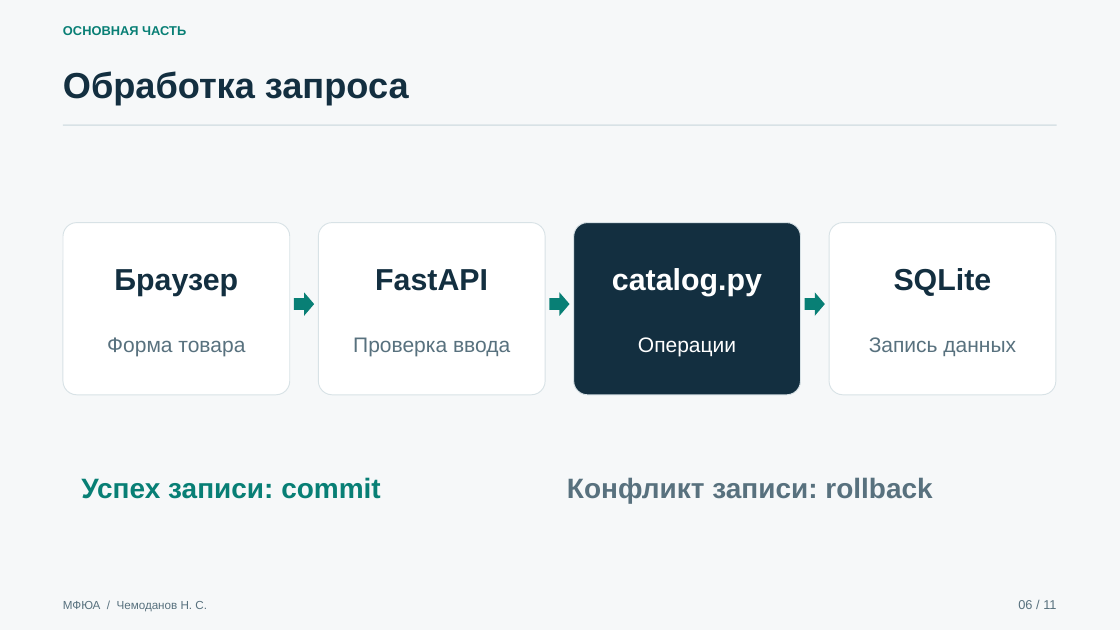
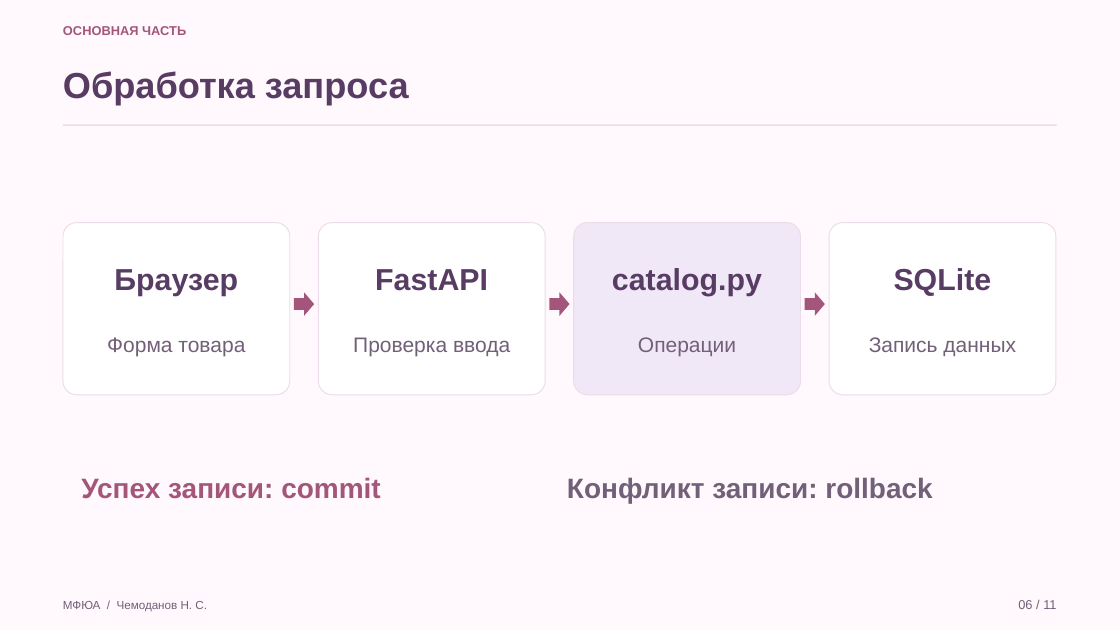
Before and after one commit to Koryza/kyyyyyrsach, a slide deck: slide 6 of docs/defense/catalog_defense.pptx. Drawn at 1120x630 pixels with LibreOffice and Linux fonts; fonts in the diff are those of the drawing. Boxes give left, top, right and bottom in pixels: in the first picture for what was removed or moved away, otherwise in the second. Text is boxed around its words. In the diff, an @@ line names an element or a change of style, - is before the commit and + after.

```diff
--- a/docs/defense/catalog_defense.pptx
+++ b/docs/defense/catalog_defense.pptx
@@ background #F6F8F9 to #FFF8FC @@
@@ text "ОСНОВНАЯ ЧАСТЬ" at (63, 26, 186, 35): text colour #087F75 to #A3567A @@
@@ rectangle at (63, 124, 1057, 126): fill #D8E2E6 to #EADDE9 @@
@@ rounded rectangle at (574, 223, 801, 395): fill #132F40 to #F0E8F7; outline #D8E2E6 0.8 pt to #EADDE9 0.8 pt @@
@@ outline #D8E2E6 0.8 pt to #EADDE9 0.8 pt in 3 elements at (63, 223, 290, 395), (318, 223, 545, 395), (829, 223, 1056, 395) @@
@@ text "catalog.py" at (612, 268, 762, 296): text colour #FFFFFF to #583C64 @@
@@ text colour #132F40 to #583C64 in 4 elements at (63, 71, 409, 105), (114, 269, 238, 296), (375, 269, 488, 291), (894, 268, 992, 296) @@
@@ fill #087F75 to #A3567A in 3 elements at (294, 292, 314, 316), (549, 292, 570, 316), (805, 292, 825, 316) @@
@@ text "Операции" at (638, 337, 736, 356): text colour #FFFFFF to #726078 @@
@@ text "Успех записи: commit" at (81, 477, 381, 499): text colour #087F75 to #A3567A @@
@@ text colour #58717E to #726078 in 6 elements at (63, 601, 207, 612), (1018, 600, 1056, 609), (107, 337, 245, 356), (353, 337, 510, 356), (869, 337, 1016, 356), (567, 477, 932, 503) @@
```
Also in this commit, not shown: 9 other slides changed, 1 slide added, 1 slide removed, 8 other files.
